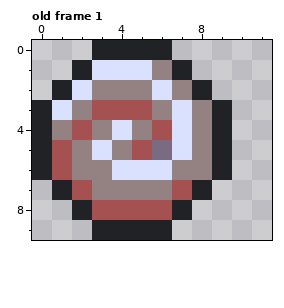
Edited in one commit: pixel-art file (art/ui/portal.ase). Above is the file before it was changed.
20x10 pixels, 1 frame. Shown: old frame 1: x 0..11, y 0..9. The commit also changed other frames, which this record leaves out.
New version:
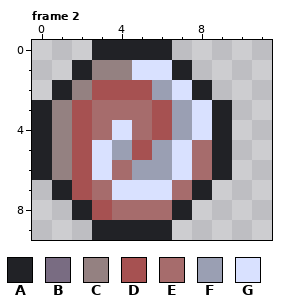
Palette (. is transparent): A #212226  B #796c82  C #948181  D #a65151  E #a66c6c  F #9a9fb3  G #d9e1ff
A new or re-ordered frame is compared with the old frame closest to it.
Message: Make that portal spin right round like a record.
Edits made:
frames 1 -> 6
layer "Active2" added
layer "Layer 1" removed
--- frame 2 is new; against old frame 1, layer "Active2"
@@ x 0..11 @@
  0 ...AAAA.....
- 1 ..AGGGCA....
- 2 .AGCCCGCA...
- 3 AGCDDDCGCA..
- 4 ACDCGCDGCA..
- 5 ADCGCDBGCA..
- 6 ADCCGGGCCA..
- 7 .ADCCCCDA...
- 8 ..ADDDDA....
+ 1 ..ACCGGA....
+ 2 .ACDDDFGA...
+ 3 ACDEEEDFGA..
+ 4 ACDEGEDFGA..
+ 5 ACDGFDFGEA..
+ 6 ACDGEFFGEA..
+ 7 .ADEGGGEA...
+ 8 ..ADEEEA....
  9 ...AAAA.....
Boxes around the changes in both pictures, in picture pixels (x1, y1, x2, y2):
changed: (52, 60, 212, 220)
